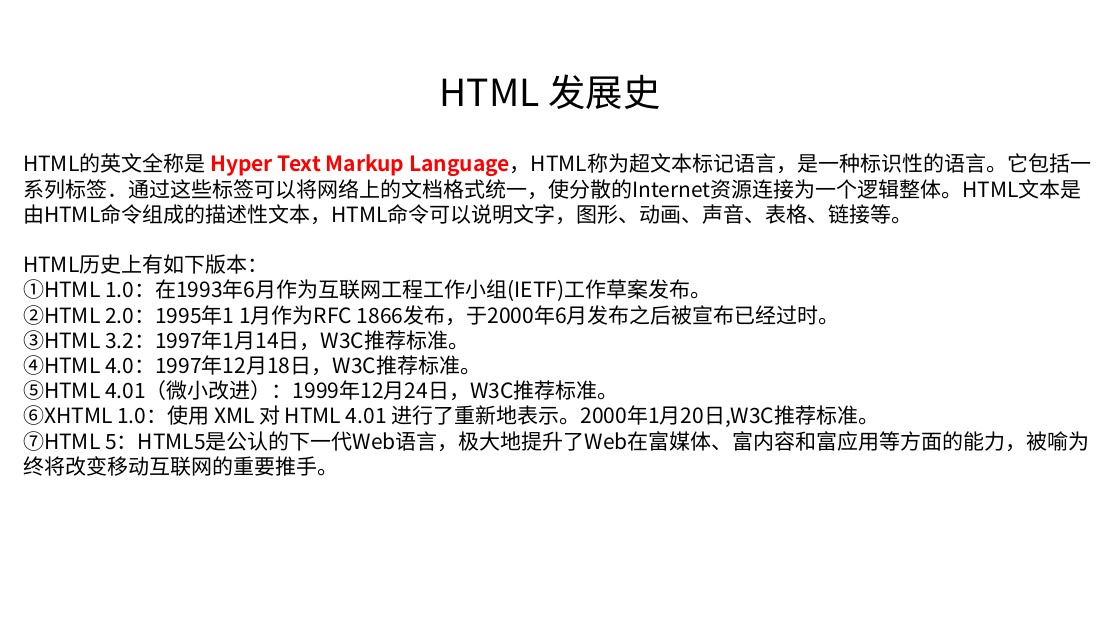
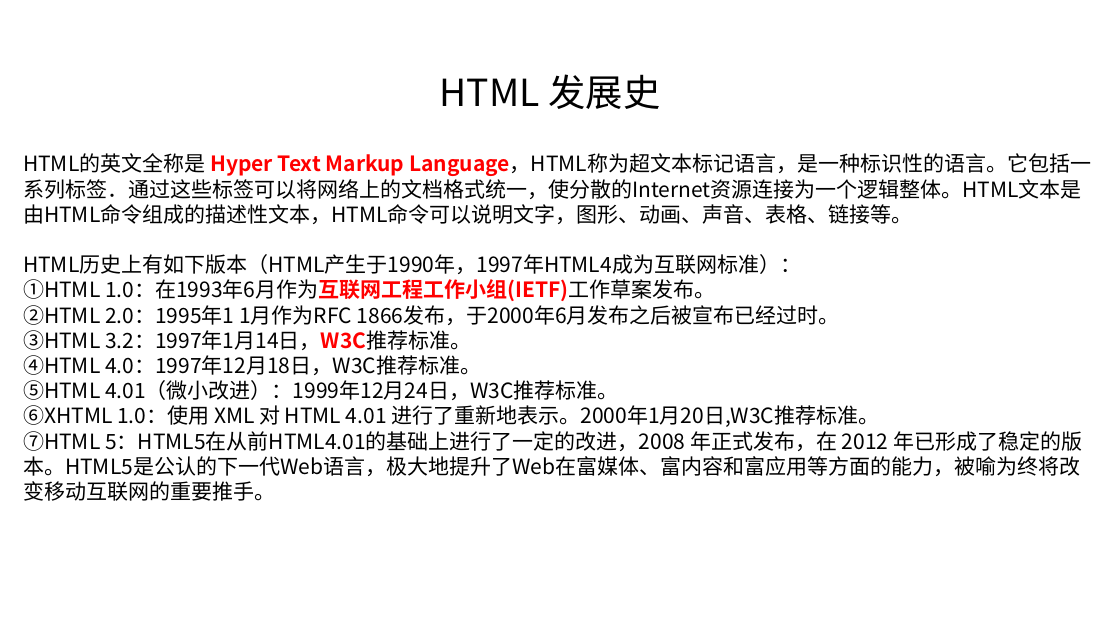
Before and after one commit to linkknown/PPT, a slide deck: slide 4 of 前端PPT/html 简介.pptx. Drawn at 1120x630 pixels with LibreOffice and Linux fonts; fonts in the diff are those of the drawing; background and template pictures are left out. Boxes give left, top, right and bottom in pixels: in the first picture for what was removed or moved away, otherwise in the second. Text is boxed around its words. In the diff, an @@ line names an element or a change of style, - is before the commit and + after.

```diff
--- a/前端PPT/html 简介.pptx
+++ b/前端PPT/html 简介.pptx
@@ text at bbox=[23, 254, 801, 274]: text changed @@
-HTML历史上有如下版本：
+HTML历史上有如下版本（HTML产生于1990年，1997年HTML4成为互联网标准）：
@@ text at bbox=[23, 279, 716, 350]: text colour #000000 to #FF0000, bold on in "1.0：在1993年6月作为互联网工程工作小组(IETF)工作草案发布。", "3.2：1997年1月14日，W3C推荐标准。" @@
@@ text at bbox=[23, 431, 1082, 501]: text changed @@
-⑦HTML 5：HTML5是公认的下一代Web语言，极大地提升了Web在富媒体、富内容和富应用等方面的能力，被喻为终将改变移动互联网的重要推手。
+⑦HTML 5：HTML5在从前HTML4.01的基础上进行了一定的改进，2008 年正式发布，在 2012 年已形成了稳定的版本。HTML5是公认的下一代Web语言，极大地提升了Web在富媒体、富内容和富应用等方面的能力，被喻为终将改变移动互联网的重要推手。
```
Also in this commit, not shown: 8 other slides changed, 1 slide added, 1 slide removed.
